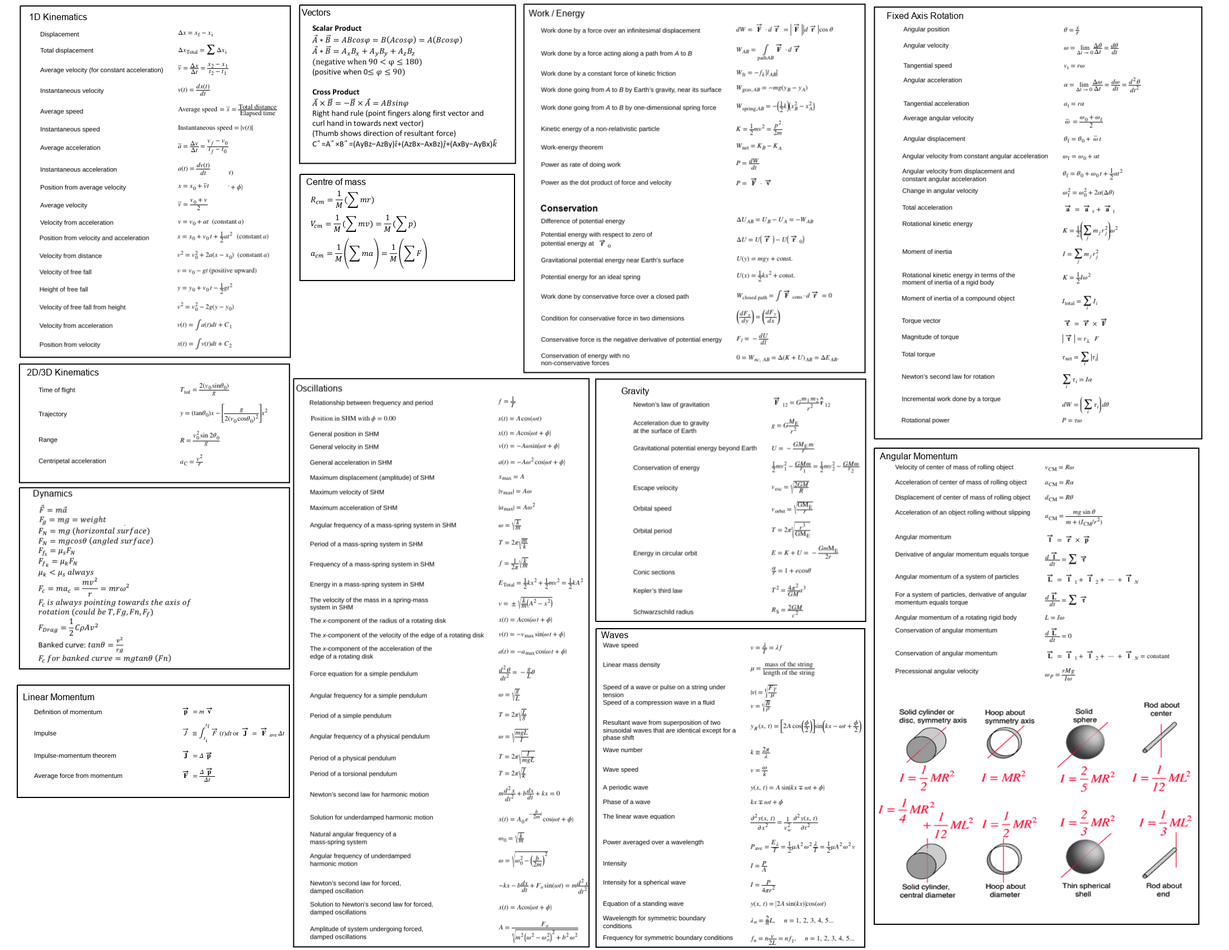
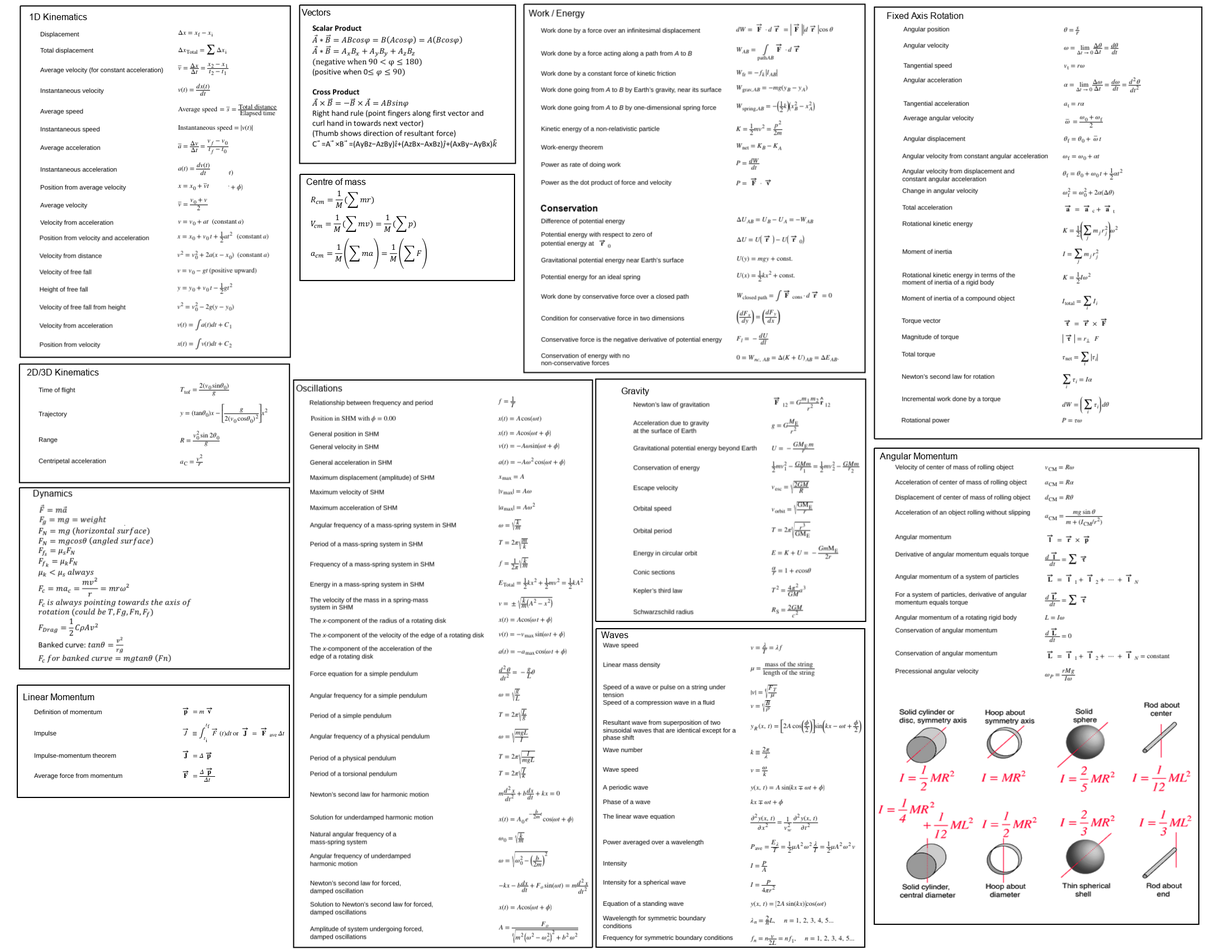
Comparing the layer stacks of the two (1229, 950) images. Changes:
painted on "Wave" over [292, 377, 591, 948]
painted on "Oscillations" over [292, 379, 594, 949]
